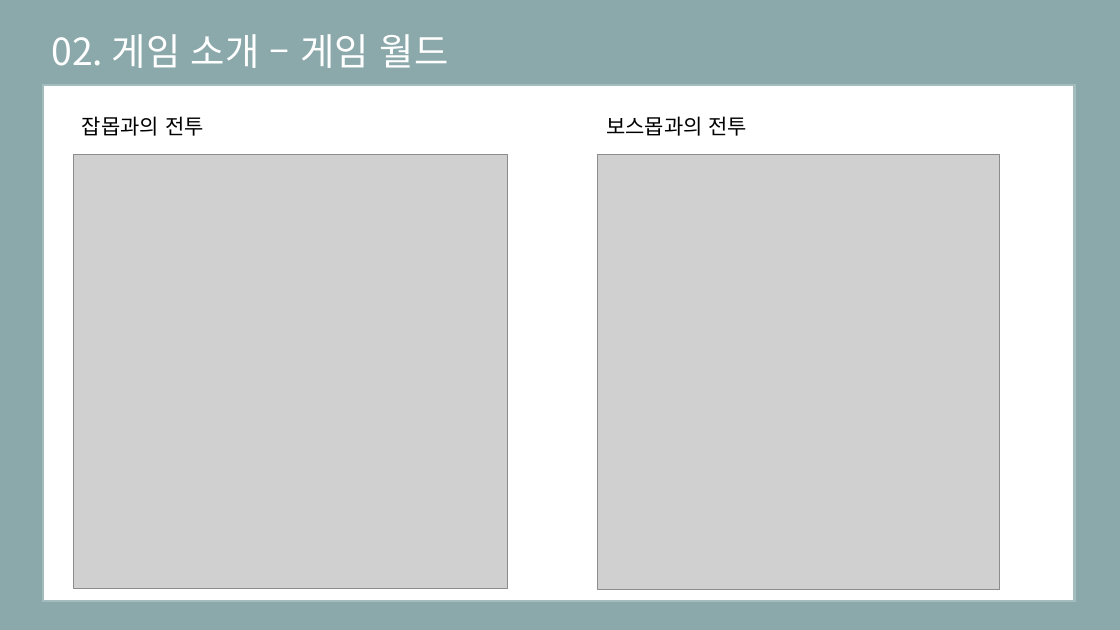
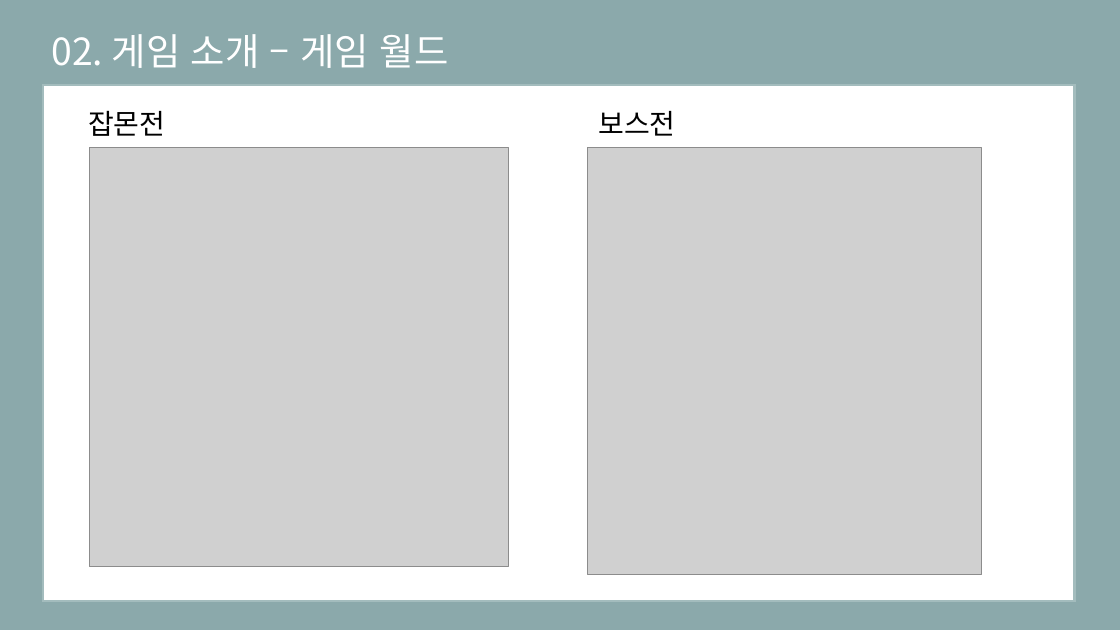
Before and after one commit to eunjiyun/Graduation_Work, a slide deck: slide 9 of Game_Design/2019184003 김 선아 장르 제안서.pptx. Drawn at 1120x630 pixels with LibreOffice and Linux fonts; fonts in the diff are those of the drawing; grey boxes stand for pictures. Boxes give left, top, right and bottom in pixels: in the first picture for what was removed or moved away, otherwise in the second. Text is boxed around its words. In the diff, an @@ line names an element or a change of style, - is before the commit and + after.

```diff
--- a/Game_Design/2019184003 김 선아 장르 제안서.pptx
+++ b/Game_Design/2019184003 김 선아 장르 제안서.pptx
@@ text at (88, 110, 165, 136): text changed; size 18 to 24 pt; font Calibri to Noto Sans CJK KR @@
-잡몹과의 전투
+잡몬전
@@ text at (598, 111, 675, 136): text changed; size 18 to 24 pt; font Calibri to Noto Sans CJK KR @@
-보스몹과의 전투
+보스전
@@ picture: place and size @@
-picture at (74, 155, 507, 588)
+picture at (89, 148, 508, 567)
@@ picture: place and size @@
-picture at (598, 155, 1000, 590)
+picture at (588, 148, 982, 575)
```
Also in this commit, not shown: 8 other slides changed, 1 slide added, 2 slides removed.
